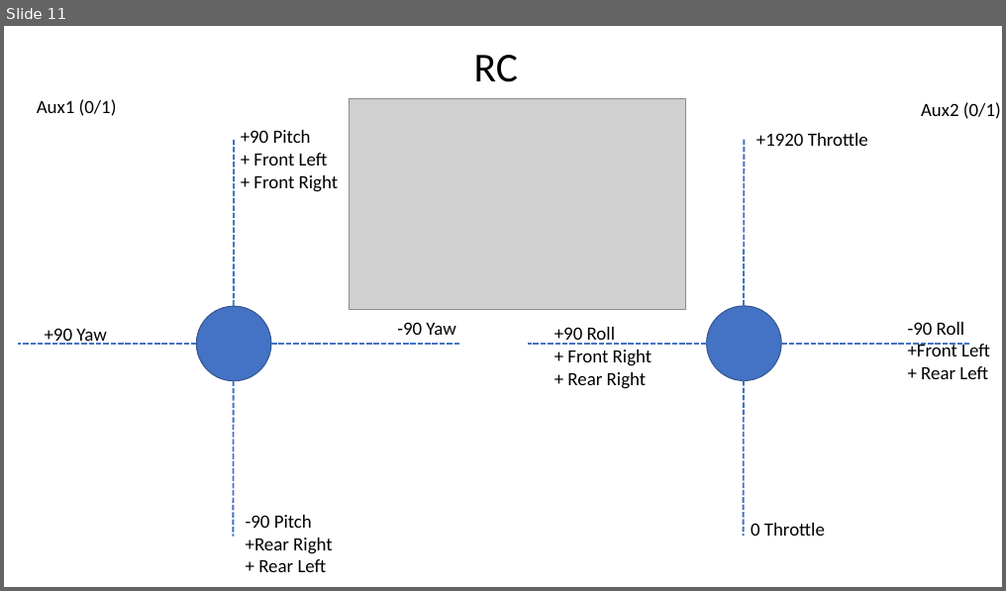
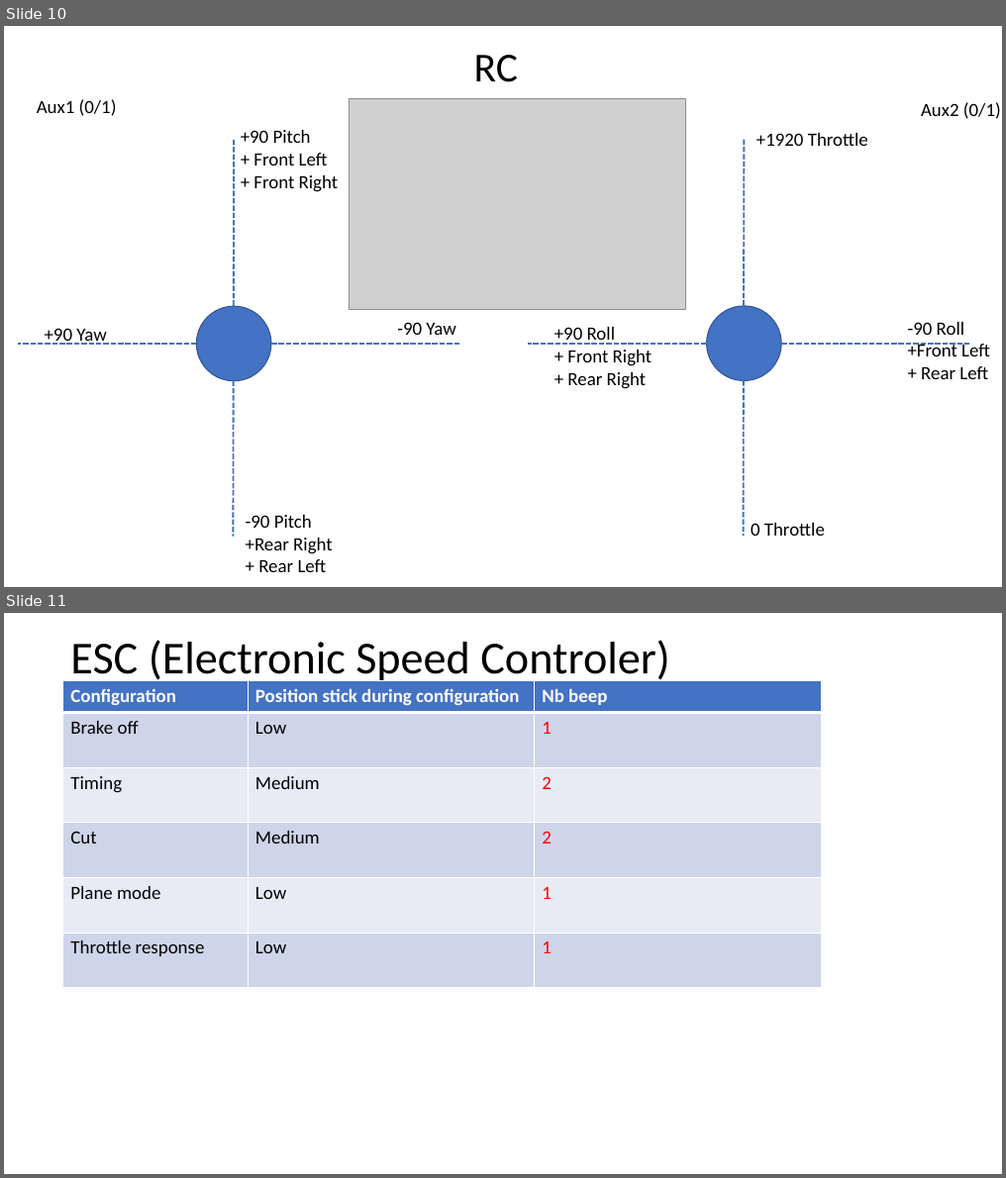
Before and after one commit to RobotEdh/RobotMicroControl, a slide deck: libraries/Diagramm Drone.pptx. Shown one above the other, each under a label of ours: slide 11 before the commit, slides 10 and 11 after it. The pictures are 1006x591 and 1006x1178 pixels, drawn with LibreOffice and Linux fonts; fonts in the diff are those of the drawing; grey boxes stand for pictures. Boxes give left, top, right and bottom in pixels: in the first picture for what was removed or moved away, otherwise in the second. Text is boxed around its words. In the diff, an @@ line names an element or a change of style, - is before the commit and + after.

```diff
--- a/libraries/Diagramm Drone.pptx
+++ b/libraries/Diagramm Drone.pptx
@@ slide 11 added at <box>4,613,1002,1174</box>, background #FFFFFF @@
@@ title added at <box>70,640,670,685</box>, 44 pt, text #000000 @@
+ESC (Electronic Speed Controler)
@@ table added at <box>63,681,822,988</box>, 6 rows, 3 columns @@
+Configuration | Position stick during configuration | Nb beep
+Brake off | Low | 1
+Timing | Medium | 2
+Cut | Medium | 2
+Plane mode | Low | 1
+Throttle response | Low | 1
@@ what was slide 11 is now slide 10 @@
```
Also in this commit, not shown: 3 slides changed, 4 other files.
